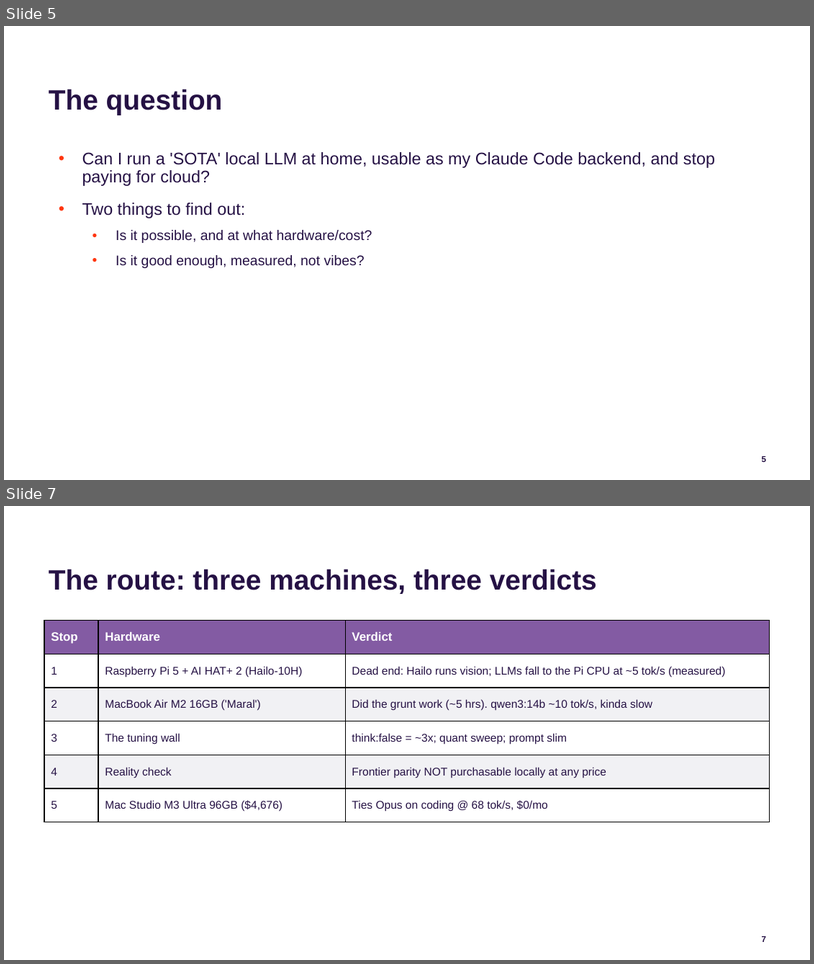
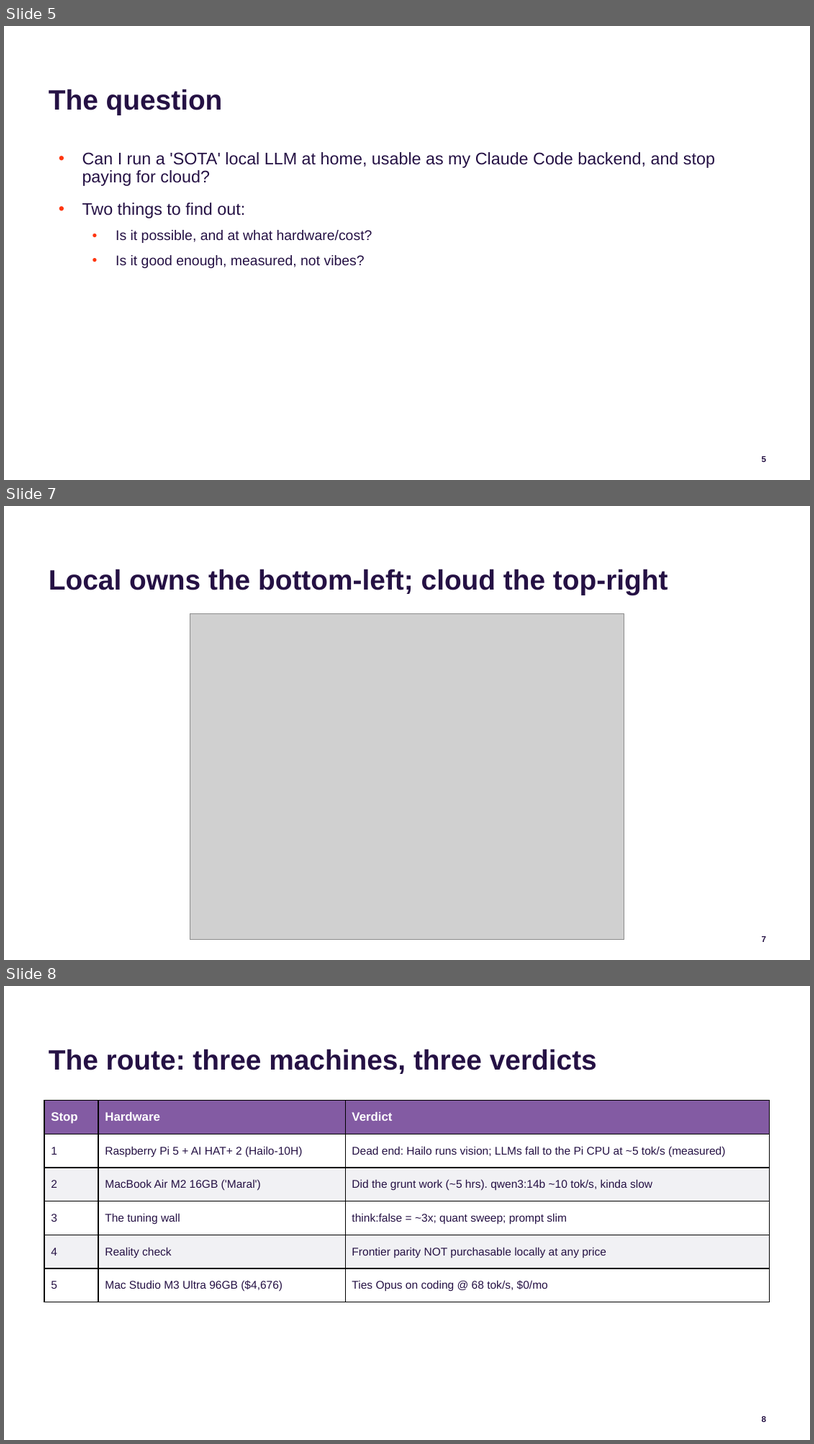
Before and after one commit to jconnolly/local-llm-pi5, a slide deck: local-llm-datasociety.pptx. Shown one above the other, each under a label of ours: slides 5 and 7 before the commit, slides 5, 7 and 8 after it; the slides between them are not shown. The pictures are 814x964 and 814x1444 pixels, drawn with LibreOffice and Linux fonts; fonts in the diff are those of the drawing; grey boxes stand for pictures; background and template pictures are left out. Boxes give left, top, right and bottom in pixels: in the first picture for what was removed or moved away, otherwise in the second. Text is boxed around its words. In the diff, an @@ line names an element or a change of style, - is before the commit and + after.

Commit message:
Add cited benchmark row + quadrant chart for bounded vs open-ended; shill-disclaimer footnote; 'tilting at windmills' rename
- Slide 6 (definition): added Benchmark row (HumanEval/LiveCodeBench vs SWE-bench Verified) + cited caption proving the axis (open ties/leads bounded, trails repo-level)
- Slide 7 (new): Gartner-style quadrant (task scope x context/turns) plotting public benchmarks + my tests, LOCAL OWNS / CLOUD WINS zones (viz/quadrant.html -> png)
- Reckoning slide: '...is Opus.*' + footnote 'Not an Anthropic shill, trying to fire my own $200/mo Claude bill'
- Renamed dead-end slide to 'tilting at windmills'

```diff
--- a/local-llm-datasociety.pptx
+++ b/local-llm-datasociety.pptx
@@ slide 7 added at [4, 506, 810, 960], background #FFFFFF; not listed: 1 template element that a slide beside it also shows @@
@@ title added at [49, 569, 669, 595], 30 pt, text #251144, bold @@
+Local owns the bottom-left; cloud the top-right
@@ picture added at [190, 613, 625, 939] @@
@@ what was slide 7 is now slide 8 @@
@@ page number at [762, 1415, 766, 1424]: text changed @@
-7
+8
```
Also in this commit, not shown: 3 slides changed, 5 other files.
